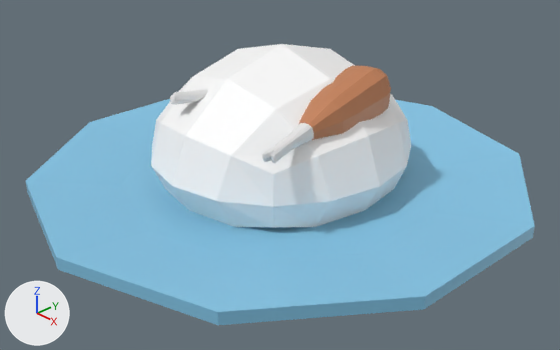
A saved change to the Blender file assets/blend files/plate.blend.
Before and after are seen from a 50 mm lens placed at (0.281, -0.26, 0.223), pointed at (0.012, -0.006, 0.044). The axes (+X, +Y, +Z) are drawn at lower left. The lights are the same throughout.

The first picture shows 'Chicken', 'Cylinder', 'rice'.
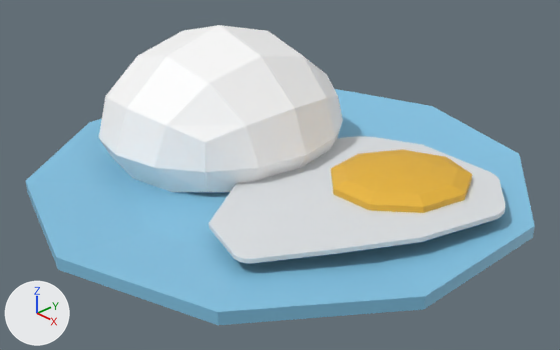
Where the change shows, as pixel boxes [x1, y1, x2, y2] in the pictures (560 x 350 px):
'rice', moved
    before: [151, 44, 411, 228]
    after: [99, 25, 343, 192]
'egg', shown
    after: [208, 136, 505, 263]
'Chicken', hidden
    before: [170, 65, 391, 163]
part 1 of me_cylinder_001, recoloured
    after: [209, 136, 505, 259]
part 2 of me_cylinder_001, recoloured
    after: [208, 223, 335, 263]
part 3 of me_cylinder_001, recoloured
    after: [335, 238, 421, 254]
part 4 of me_cylinder_001, recoloured
    after: [331, 149, 472, 213]

Patch to the scene script:
```diff
--- a/assets/blend files/plate.blend.py
+++ b/assets/blend files/plate.blend.py
@@ mat_material_010 @@
+mat_material_010 = principled_material('Material.010')
+mat_material_010.base_color = (0.747, 0.776, 0.8)  # white #e0e4e7
@@ mat_material_012 @@
+mat_material_012 = principled_material('Material.012')
+mat_material_012.base_color = (0.8, 0.46, 0.0375)  # yellow #e7b536
@@ me_cylinder_001 @@
 me_cylinder_001.from_pydata(...)  # 87 vertices, 64 faces; spans x -0.96..1.65, y -1.03..1.23, z 0.31..1.71
 # used by ob_egg; location = (0.3195, 0.0, 0.1083); rotation_euler = (-0.0506, -0.0124, 1.331), in degrees (-2.9, -0.7, 76); scale = (0.309, 0.309, 0.0429)
+# me_cylinder_001 part 1: 22 of the faces centred in x 0.33..1.65, y -1.02..1.17, z 0.34..0.81 switch from no material to mat_material_010 (white #e0e4e7)
+# me_cylinder_001 part 2: 5 of the faces centred in x -0.96..-0.59, y -0.68..-0.15, z 0.45..0.47 switch from no material to mat_material_010 (white #e0e4e7)
+# me_cylinder_001 part 3: 1 of the faces centred in x 0.03, y -0.89, z 0.48 switch from no material to mat_material_010 (white #e0e4e7)
+# me_cylinder_001 part 4: 31 of the faces centred in x 0.26..1.38, y -0.67..0.43, z 0.81..1.65 switch from no material to mat_material_012 (yellow #e7b536)
@@ ob_egg @@
 ob_egg = bpy.data.objects.new('egg', me_cylinder_001)
-ob_egg.location = (0.3195, 0.0, 0.1083)
+ob_egg.location = (0.0489, -0.0189, 0.042)
 ob_egg.rotation_euler = (-0.0506, -0.0124, 1.331)  # degrees (-2.9, -0.7, 76)
-ob_egg.scale = (0.309, 0.309, 0.0429)
-ob_egg.hide_set(True)
+ob_egg.scale = (0.0574, 0.0574, 0.00797)
@@ ob_chicken @@
 ob_chicken = bpy.data.objects.new('Chicken', me_chicken_001)
-ob_chicken.location = (0.0417, 0.0108, 0.0885)
+ob_chicken.location = (0.0894, 0.0164, 0.0578)
 ob_chicken.rotation_euler = (1.455, 0.0932, 3.283)  # degrees (83, 5.3, 188)
-ob_chicken.scale = (0.00822, 0.00822, 0.00822)
+ob_chicken.scale = (0.0149, 0.0149, 0.0149)
+ob_chicken.hide_set(True)
@@ ob_rice @@
 ob_rice = bpy.data.objects.new('rice', me_cube_002)
-ob_rice.location = (0.0004, 0.0058, 0.0534)
+ob_rice.location = (-0.05, 0.0058, 0.0534)
 ob_rice.scale = (0.0249, 0.0249, 0.0249)
```
